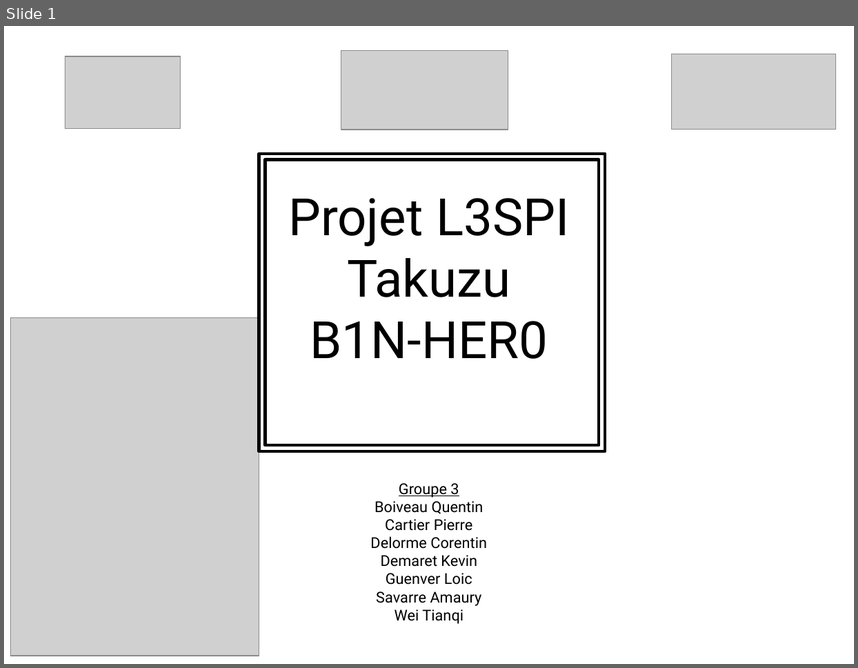
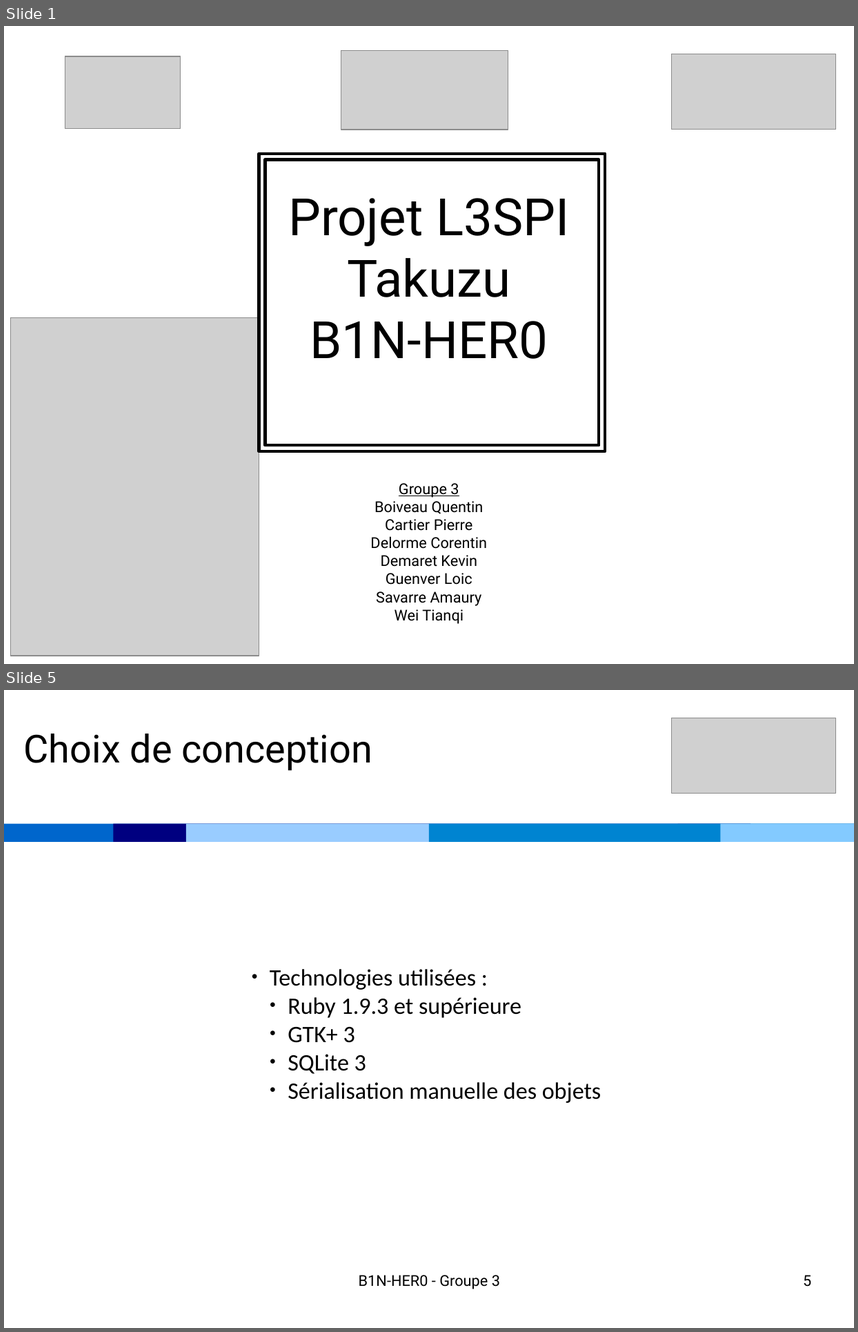
Before and after one commit to CartierPierre/B1N-HER0, a slide deck: soutenance.odp. Shown one above the other, each under a label of ours: slide 1 before the commit, slides 1 and 5 after it; the slides between them are not shown. The pictures are 858x668 and 858x1332 pixels, drawn with LibreOffice and Linux fonts; fonts in the diff are those of the drawing; grey boxes stand for pictures. Boxes give left, top, right and bottom in pixels: in the first picture for what was removed or moved away, otherwise in the second. Text is boxed around its words. In the diff, an @@ line names an element or a change of style, - is before the commit and + after.

```diff
--- a/soutenance.odp
+++ b/soutenance.odp
@@ slide 5 added at box(4, 690, 854, 1328), background #FFFFFF @@
@@ picture added at box(672, 718, 836, 793) @@
@@ text added at box(24, 733, 373, 771), 36 pt, text #000000 @@
+Choix de conception
@@ rectangle added at box(4, 823, 854, 842), fill #0066CC @@
@@ rectangle added at box(114, 823, 751, 842), fill #000080 @@
@@ rectangle added at box(186, 823, 678, 842), fill #99CCFF @@
@@ rectangle added at box(429, 823, 854, 842), fill #0084D1 @@
@@ rectangle added at box(721, 823, 854, 842), fill #83CAFF @@
@@ text added at box(270, 969, 602, 1103), 22 pt, text #000000 @@
+● Technologies utilisées :
+  ● Ruby 1.9.3 et supérieure
+  ● GTK+ 3
+  ● SQLite 3
+  ● Sérialisation manuelle des objets
@@ text added at box(359, 1274, 500, 1289), 14 pt, text #000000 @@
+B1N-HER0 - Groupe 3
@@ page number added at box(803, 1274, 811, 1286), 14 pt, text #000000 @@
+5
```
Also in this commit, not shown: 8 other slides added, 3 slides removed, 1 other file.
